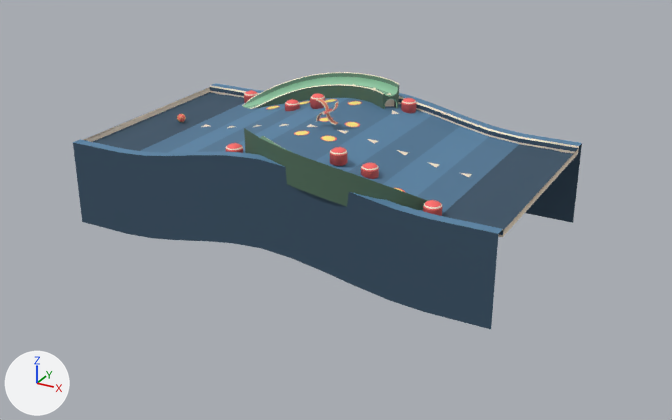
The FBX model Assets/entities/variant-kednar/table_kednar.fbx as it was, and as the next commit left it.
The view is the same before and after, from a 50 mm lens placed at (17.7, -31.4, 13.1), pointed at (0.7, -0.5, -2.3). Every picture has the same lights, and +X, +Y and +Z are marked at lower left. Objects named as collision shapes, trigger or cutter boxes, shadow casters or lower levels of detail are left out. Where no turn or scale is listed for an object, it has been applied to the vertices. Vertices at the same position are counted once.

Objects in the first picture: 'ramp.bottom', 'ramp.top', 'table_base.L'.
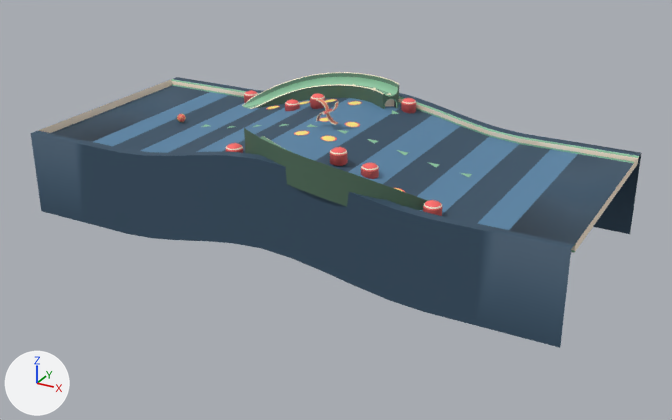
What differs and where, as boxes (x1, y1, x2, y2) in the pictures (672 x 420 px):
'table_base.L', reshaped (20% wider, 10% taller): before (73, 83, 582, 329); after (31, 77, 641, 348)
part 1 of me_plane, built on: before (84, 87, 579, 237); after (31, 77, 641, 348)
part 2 of me_plane, recoloured (white to green): (210, 85, 579, 149) in both
part 3 of me_plane, recoloured: (141, 98, 519, 214) in both
part 4 of me_plane, recoloured: (73, 83, 582, 234) in both
part 5 of me_plane, recoloured (blue to white): (210, 87, 578, 152) in both
part 6 of me_plane, recoloured: before (93, 92, 573, 230); after (93, 92, 577, 230)

The edits, one by one:
me_plane is used by ob_table_base_l; location (-0.01, 0.0, 0.0).
me_plane had 350 vertices, 310 faces and spanned x -9.1..9.1, y -5.1..5.1, z -3.3..1.3.
me_plane now has 378 vertices, 332 faces and spans x -11.5..11.5, y -5.1..5.1, z -3.3..1.3.
Part 1, on me_plane:
2 faces are deleted.
4 vertices move from x -8.6..8.6, y -4.6..4.6, z -0.1 to x -8.6..8.6, y -4.5..4.5, z 0.0.
4 vertices are added at (11.5, -4.5, 0.3), (11.5, 4.5, 0.3), (-11.5, 4.5, 0.3), (-11.5, -4.5, 0.3).
12 new vertices lie (2.4, 0.0, 0.0) away from vertices in x 9.1, y -5.0..5.0, z -3.3..0.3.
12 new vertices lie (-2.4, 0.0, 0.0) away from vertices in x -9.1, y -5.0..5.0, z -3.3..0.3.
10 new faces join them, mat_color5_001 (dark blue #365065).
6 new faces join them, mat_light_1 (white #ffeed7).
8 new faces join them, mat_color4 (green #93c9a5).
me_plane part 2: 112 faces spanning x -9.1..9.1, y -4.7..4.7, z 0.0..1.3 switch from mat_light_1 (white #ffeed7) to mat_color4 (green #93c9a5).
me_plane part 3: 12 faces spanning x -6.7..6.7, y -4.6..4.6, z 0.0..1.0 switch from mat_color5 (blue #507796) to mat_color5_2 (blue #5985a7).
me_plane part 4: 64 faces spanning x -9.1..9.1, y -5.1..5.1, z 0.1..1.3 switch from mat_color5_2 (blue #5985a7) to mat_color5_001 (dark blue #365065).
me_plane part 5: 56 faces spanning x -9.1..9.1, y -4.6..4.6, z 0.1..1.2 switch from mat_color5_001 (dark blue #365065) to mat_light_1 (white #ffeed7).
me_plane part 6: 4 faces spanning x -9.1..9.1, y -4.5..4.5, z 0.0 switch from mat_color5_001 (dark blue #365065) to mat_color5_2 (blue #5985a7).
